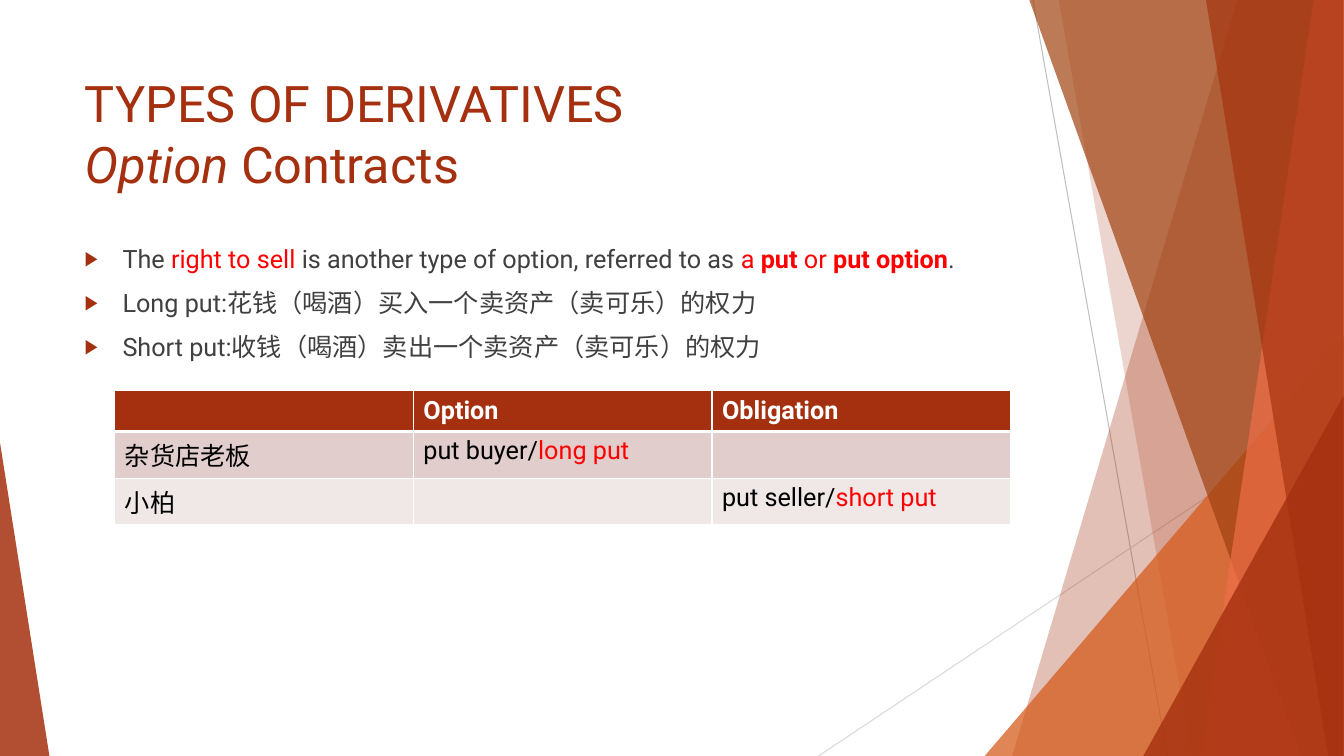
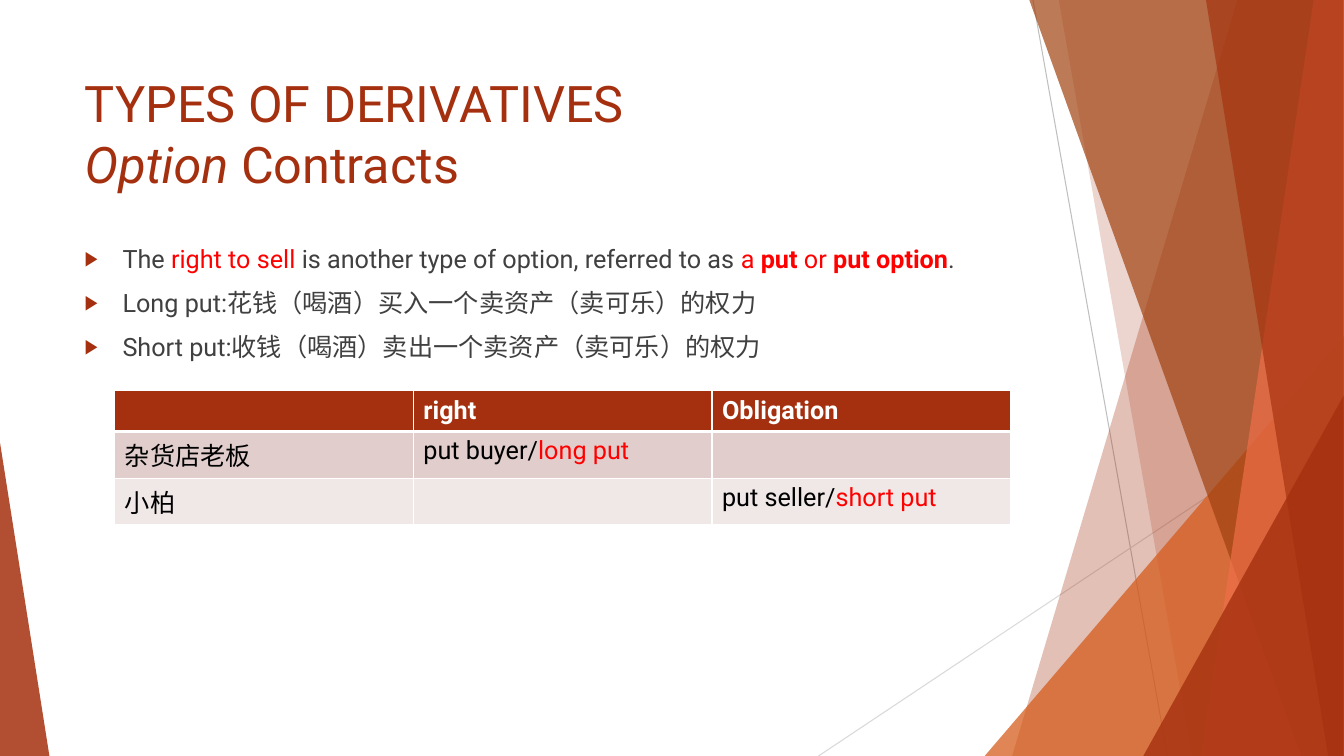
Before and after one commit to Isco0530/data, a slide deck: slide 28 of Reading 45.pptx (slide 27 before the commit). Drawn at 1344x756 pixels with LibreOffice and Linux fonts; fonts in the diff are those of the drawing. Boxes give left, top, right and bottom in pixels: in the first picture for what was removed or moved away, otherwise in the second. Text is boxed around its words. In the diff, an @@ line names an element or a change of style, - is before the commit and + after.

```diff
--- a/Reading 45.pptx
+++ b/Reading 45.pptx
@@ table at (115, 391, 1010, 518) @@
-row 1, column 2: Option
+row 1, column 2: right
```
Also in this commit, not shown: 4 other slides changed, 1 slide added.
